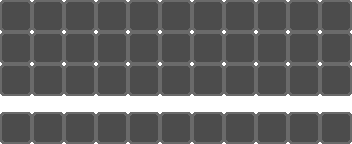
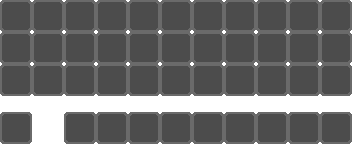
Before/after of a (352, 144) layered artwork. What changed in the layer stack:
removed layer "Pasted Layer" over 32, 112, 64, 144
painted on "Background" over 32, 112, 64, 144
